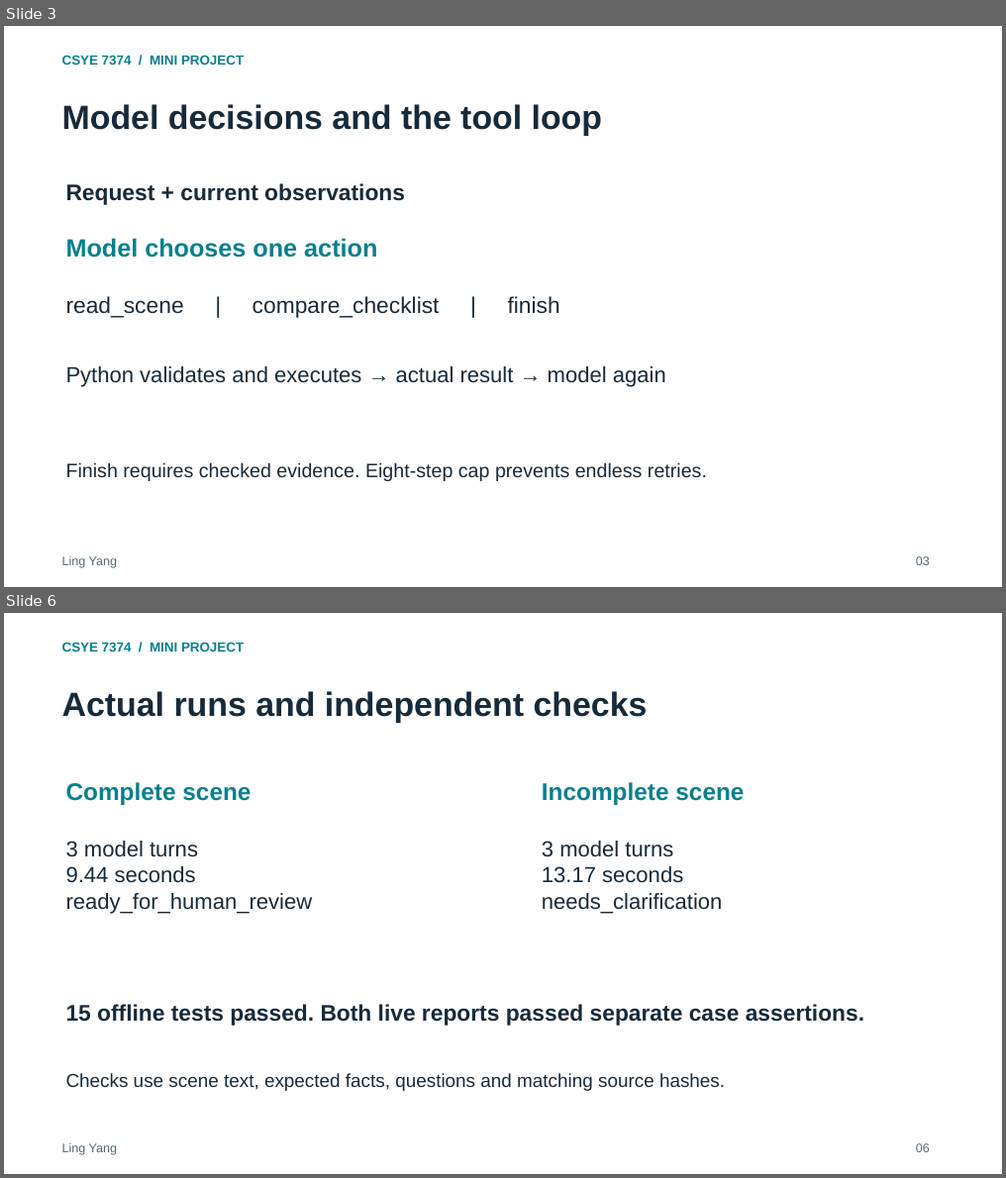
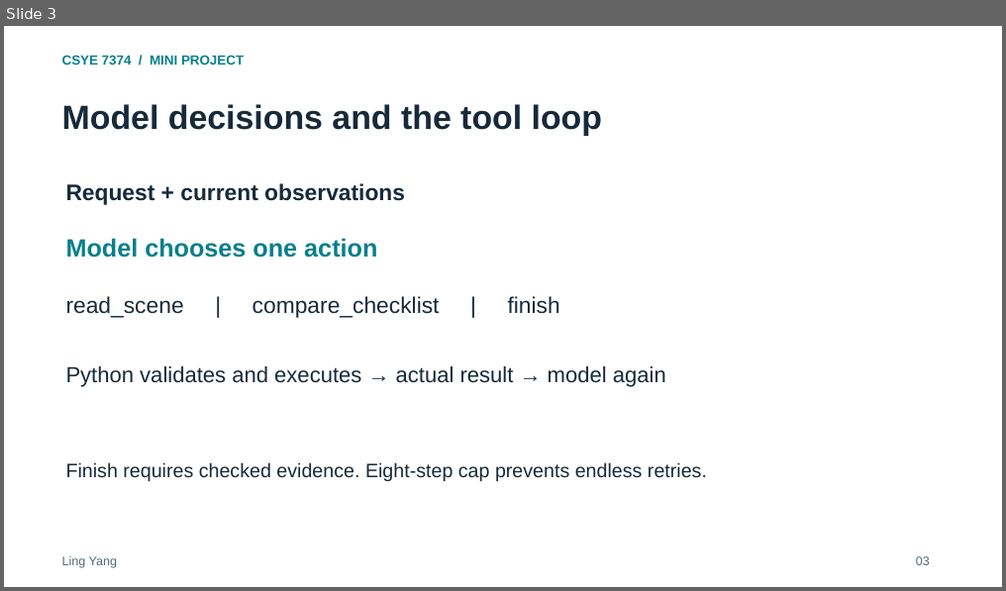
Before and after one commit to ling0021/script-production-checklist-agent, a slide deck: deliverables/Project_Presentation.pptx. Shown one above the other, each under a label of ours: slides 3 and 6 before the commit, slide 3 after it; the slides between them are not shown. The pictures are 1006x1178 and 1006x591 pixels, drawn with LibreOffice and Linux fonts; fonts in the diff are those of the drawing. Boxes give left, top, right and bottom in pixels: in the first picture for what was removed or moved away, otherwise in the second. Text is boxed around its words. In the diff, an @@ line names an element or a change of style, - is before the commit and + after.

Commit message:
Clarify model responsibilities and add live recovery evidence

```diff
--- a/deliverables/Project_Presentation.pptx
+++ b/deliverables/Project_Presentation.pptx
@@ slide 6 removed at <box>4,613,1002,1174</box>, background #FFFFFF @@
@@ text removed at <box>62,641,244,655</box> @@
-CSYE 7374 / MINI PROJECT
@@ text removed at <box>62,691,648,723</box> @@
-Actual runs and independent checks
@@ text removed at <box>66,782,251,805</box> @@
-Complete scene
@@ text removed at <box>542,782,744,805</box> @@
-Incomplete scene
@@ text removed at <box>66,841,313,914</box> @@
-3 model turns
-9.44 seconds
-ready_for_human_review
@@ text removed at <box>542,841,723,914</box> @@
-3 model turns
-13.17 seconds
-needs_clarification
@@ text removed at <box>66,1004,864,1026</box> @@
-15 offline tests passed. Both live reports passed separate case assertions.
@@ text removed at <box>66,1073,725,1091</box> @@
-Checks use scene text, expected facts, questions and matching source hashes.
@@ text removed at <box>62,1144,117,1156</box> @@
-Ling Yang
@@ text removed at <box>916,1144,930,1153</box> @@
-06
```
Also in this commit, not shown: 3 slides changed, 2 slides added, 1 other slide removed, 22 other files.
